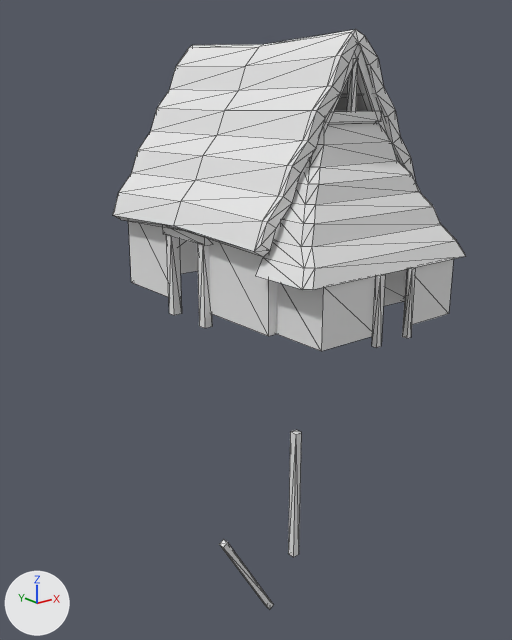
The COLLADA model binaries/data/mods/public/art/meshes/structural/kart_embassy_celtic.dae: old version first, new version second.
Both versions are drawn from a 50 mm lens placed at (-0.195, -0.232, 0.084), pointed at (-0.004, 0.006, -0.012). Every picture has the same lights, and +X, +Y and +Z are marked at lower left. Mesh edges are drawn as thin lines.

Objects in the first picture: 'EmbasCelt'.
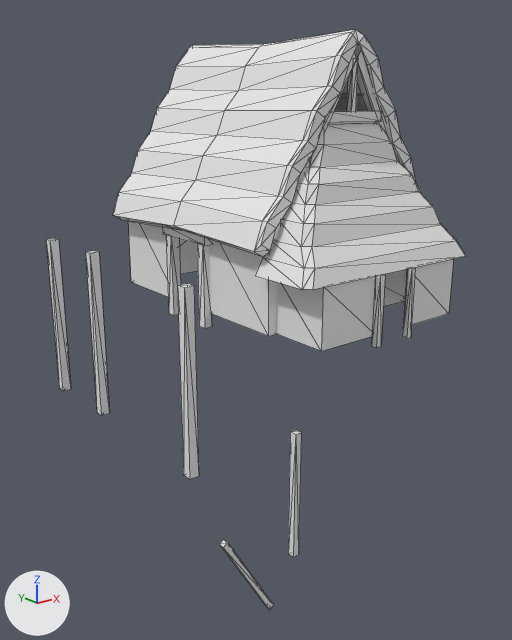
The newer file is also rescaled (x1.04) as a whole; pictures and numbers use the older file's frame.

The change, as a diff of the scene's bpy script:
```diff
--- a/binaries/data/mods/public/art/meshes/structural/kart_embassy_celtic.dae.py
+++ b/binaries/data/mods/public/art/meshes/structural/kart_embassy_celtic.dae.py
@@ me_embascelt_geometry @@
 me_embascelt_geometry.from_pydata(...)  # 369 vertices, 573 faces; spans x -0.042..0.052, y -0.066..0.067, z -0.186..0.108
 # used by ob_embascelt; location = (0.0, 0.0, 0.0)
+# me_embascelt_geometry part 1: a new loose piece, a box spanning x -0.074..-0.0701, y 0.062..0.0659, z -0.0461..0.0246, in mat_celt_struct_1_dds (its picture is missing)
+# me_embascelt_geometry part 2: a new loose piece, a box spanning x -0.0725..-0.0686, y -0.0418..-0.0378, z -0.0461..0.0246, in mat_celt_struct_1_dds (its picture is missing)
+# me_embascelt_geometry part 3: a new loose piece, a box spanning x -0.0725..-0.0686, y 0.0265..0.0304, z -0.0461..0.0246, in mat_celt_struct_1_dds (its picture is missing)
 me_embascelt_geometry.materials.append(mat_celt_struct_1_dds)
```

Changed parts and their boxes (x1, y1, x2, y2) in the pictures (512 x 640 px):
'EmbasCelt', reshaped (19% wider)
    before: (113, 29, 466, 609)
    after: (46, 29, 466, 609)
part 1 of me_embascelt_geometry, added
    after: (46, 238, 71, 391)
part 2 of me_embascelt_geometry, added
    after: (177, 283, 199, 479)
part 3 of me_embascelt_geometry, added
    after: (86, 251, 110, 416)
